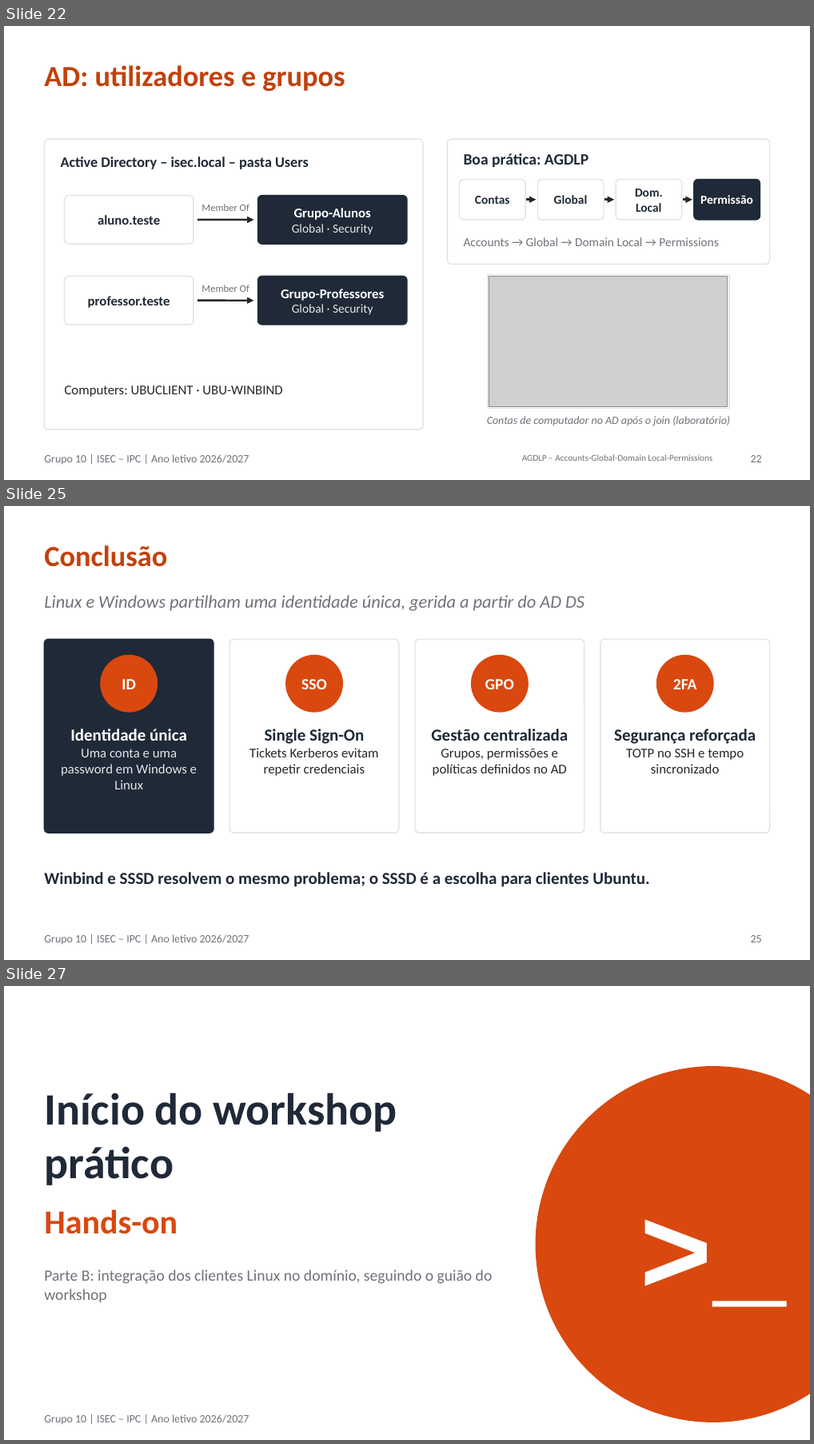
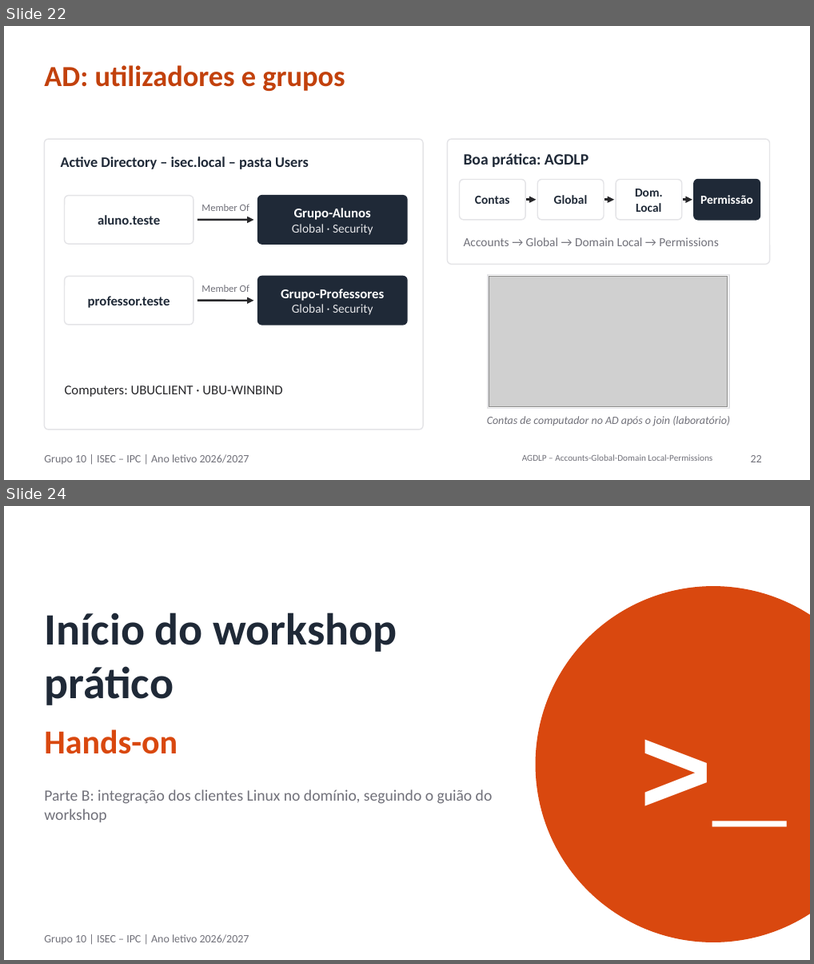
Before and after one commit to orlandonss/TrabalhoSR2, a slide deck: Apresentacoes_Workshop/SR2-2627-Workshop-Grp10-Apresentação-A-resumida.pptx. Shown one above the other, each under a label of ours: slides 22, 25 and 27 before the commit, slides 22 and 24 after it; the slides between them are not shown. The pictures are 814x1444 and 814x964 pixels, drawn with LibreOffice and Linux fonts; fonts in the diff are those of the drawing; grey boxes stand for pictures. Boxes give left, top, right and bottom in pixels: in the first picture for what was removed or moved away, otherwise in the second. Text is boxed around its words. In the diff, an @@ line names an element or a change of style, - is before the commit and + after.

```diff
--- a/Apresentacoes_Workshop/SR2-2627-Workshop-Grp10-Apresentação-A-resumida.pptx
+++ b/Apresentacoes_Workshop/SR2-2627-Workshop-Grp10-Apresentação-A-resumida.pptx
@@ slide 25 removed at [4,506,810,960], background #FFFFFF; not listed: 1 template element that a slide beside it also shows @@
@@ title removed at [44,545,167,567] @@
-Conclusão
@@ text removed at [44,595,585,611] @@
-Linux e Windows partilham uma identidade única, gerida a partir do AD DS
@@ rounded rectangle removed at [44,639,214,832] @@
@@ rounded rectangle removed at [230,639,399,832] @@
@@ rounded rectangle removed at [415,639,585,832] @@
@@ rounded rectangle removed at [601,639,770,832] @@
@@ ellipse removed at [101,655,158,712] @@
@@ ellipse removed at [286,655,342,712] @@
@@ ellipse removed at [472,655,528,712] @@
@@ ellipse removed at [657,655,714,712] @@
@@ text removed at [122,679,136,689] @@
-ID
@@ text removed at [302,679,327,689] @@
-SSO
@@ text removed at [486,679,514,689] @@
-GPO
@@ text removed at [674,679,698,689] @@
-2FA
@@ text removed at [61,728,197,789] @@
-Identidade única
-Uma conta e uma password em Windows e Linux
@@ text removed at [250,728,379,776] @@
-Single Sign-On
-Tickets Kerberos evitam repetir credenciais
@@ text removed at [431,728,568,776] @@
-Gestão centralizada
-Grupos, permissões e políticas definidos no AD
@@ text removed at [614,728,756,773] @@
-Segurança reforçada
-TOTP no SSH e tempo sincronizado
@@ text removed at [44,872,650,887] @@
-Winbind e SSSD resolvem o mesmo problema; o SSSD é a escolha para clientes Ubuntu.
@@ page number removed at [751,935,762,942] @@
-25
@@ what was slide 27 is now slide 24 @@
```
Also in this commit, not shown: 4 slides changed, 1 slide added, 3 other slides removed, 11 other files.
